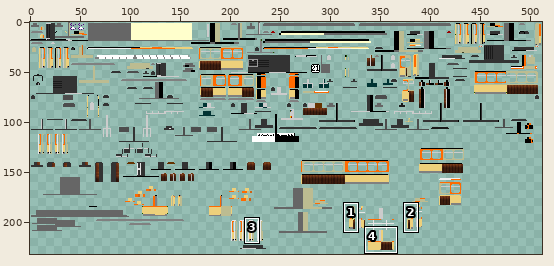
A sprite sheet gets an edit: src/main/resources/assets/tc/textures/trains/Duewag_GT6ER_Grey.png. Above, an overview of the earlier version with the close-up marked.
Close-up. Before the edit:
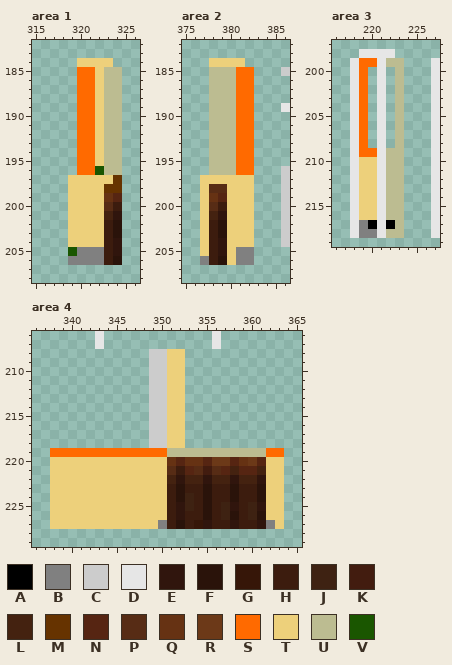
The file is 512x256 pixels. Colours within 5 levels of each other are drawn and written as one. Shown: area 1: x 315..326, y 182..208; area 2: x 375..386, y 182..208; area 3: x 216..227, y 197..219; area 4: x 336..365, y 206..229. The wide view leaves out empty margins. The commit also changed other parts of the picture, which this record leaves out.
Palette (. is transparent): A #000000  B #808080  C #cccccc  D #e6e6e6  E #30150d  F #2a130a  G #361608  H #3c1c0e  J #3e2212  K #421c0f  L #442210  M #663300  N #562512  P #572c15  Q #663213  R #6c3918  S #ff6a00  T #edd07b  U #bcbc91  V #1a5600
Once edited:
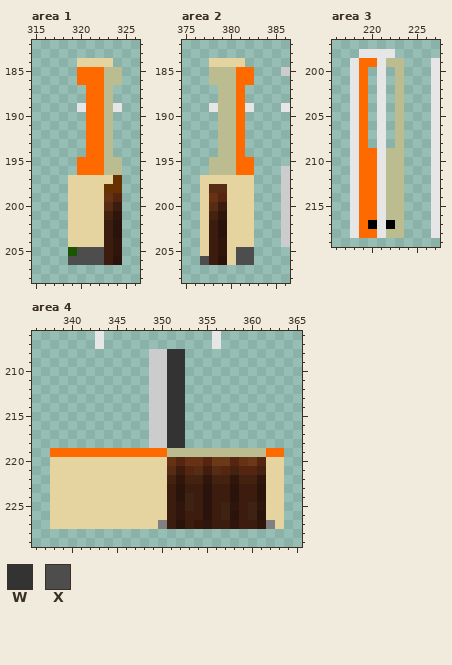
Colours new in this view: W #333333  X #4d4d4d
What changed:
colour T: #edd07b -> #e5d3a0
Area 1:
y 185..186: x 322 T -> S
y 187..188: x 320 S -> .; x 322 T -> S; x 324 U -> .
y 189: x 320 S -> D; x 322 T -> S; x 324 U -> D
y 190..194: x 320 S -> .; x 322 T -> S; x 324 U -> .
y 195: x 322 T -> S
y 196: x 322 V -> S
y 205: x 320..322 BBB -> XXX
y 206: x 319..322 BBBB -> XXXX
Area 2:
y 187..188: x 378 U -> .; x 382 S -> .
y 189: x 378 U -> D; x 382 S -> D
y 190..194: x 378 U -> .; x 382 S -> .
y 205: x 381..382 BB -> XX
y 206: x 377 B -> X; x 381..382 BB -> XX
Area 3:
y 210..216: x 219..220 TT -> SS
y 217: x 219 B -> S
y 218: x 219..220 BB -> SS
Area 4:
y 208..218: x 351..352 TT -> WW
Where, in picture pixels (left, top, right, bottom), the same in both close-ups:
changed: (68, 58, 122, 265)
changed: (200, 58, 254, 265)
changed: (359, 157, 377, 238)
changed: (50, 349, 185, 529)
changed: (266, 457, 284, 529)
